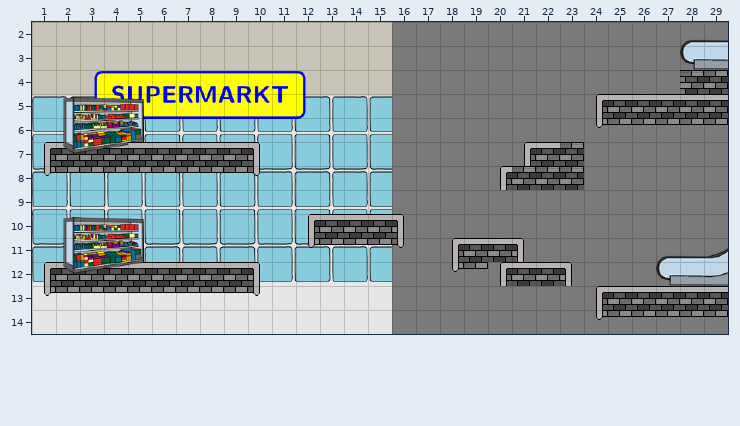
One commit to this Tiled map (JSON): data/map/smarkt_start.json. This is how it looked before the edit.
Cells are 32x32 px. Shown: x 1..29, y 2..14.
After the commit:
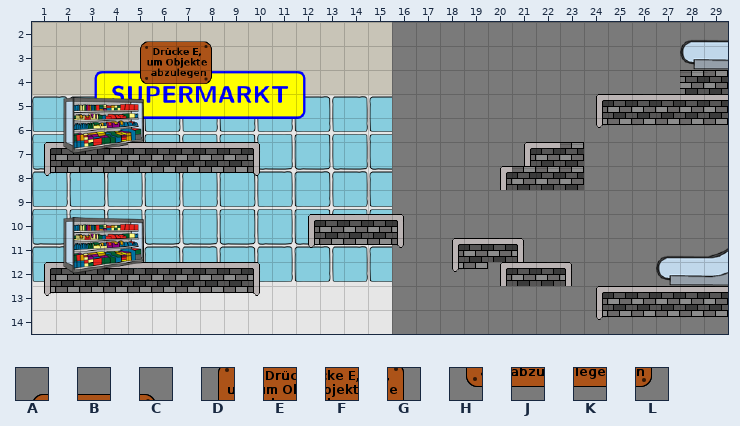
Key: from "Hinweisschilder": A 0, B 1, C 3, D 12, E 13, F 14, G 15, H 24, J 25, K 26, L 27.
_ is an empty cell.
The exact change:
Layer "Vordergrund":
Tile A is added in row 2 at x 5.
Tile B is added in row 2 at x 6 to 7.
Tile C is added in row 2 at x 8.
Tile D is added in row 3 at x 5.
Tile E is added in row 3 at x 6.
Tile F is added in row 3 at x 7.
Tile G is added in row 3 at x 8.
Tile H is added in row 4 at x 5.
Tile J is added in row 4 at x 6.
Tile K is added in row 4 at x 7.
Tile L is added in row 4 at x 8.
Pixel boxes of the changes (left, top, right, bottom) in both pictures:
added: (140, 41, 212, 84)
